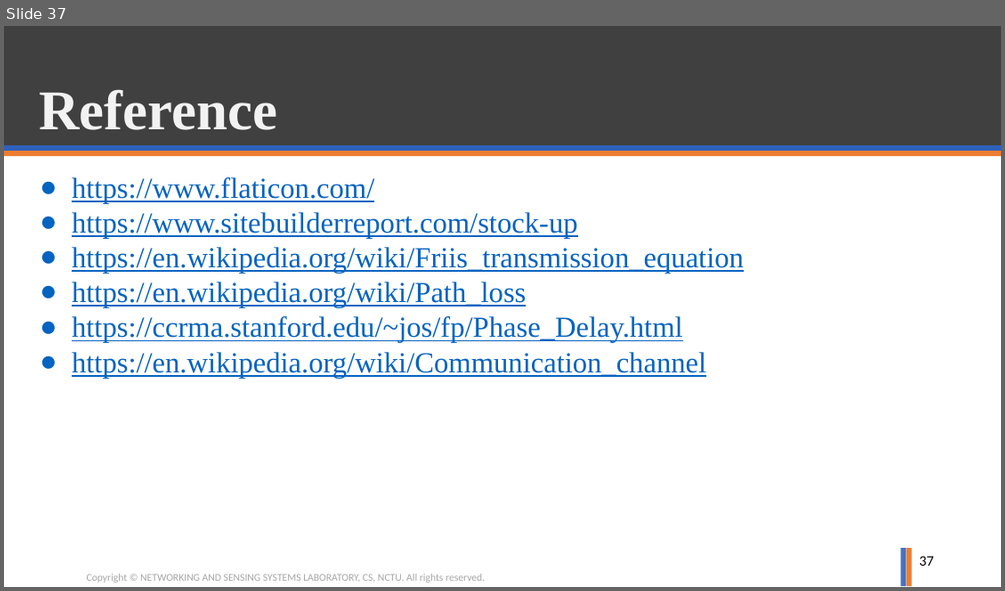
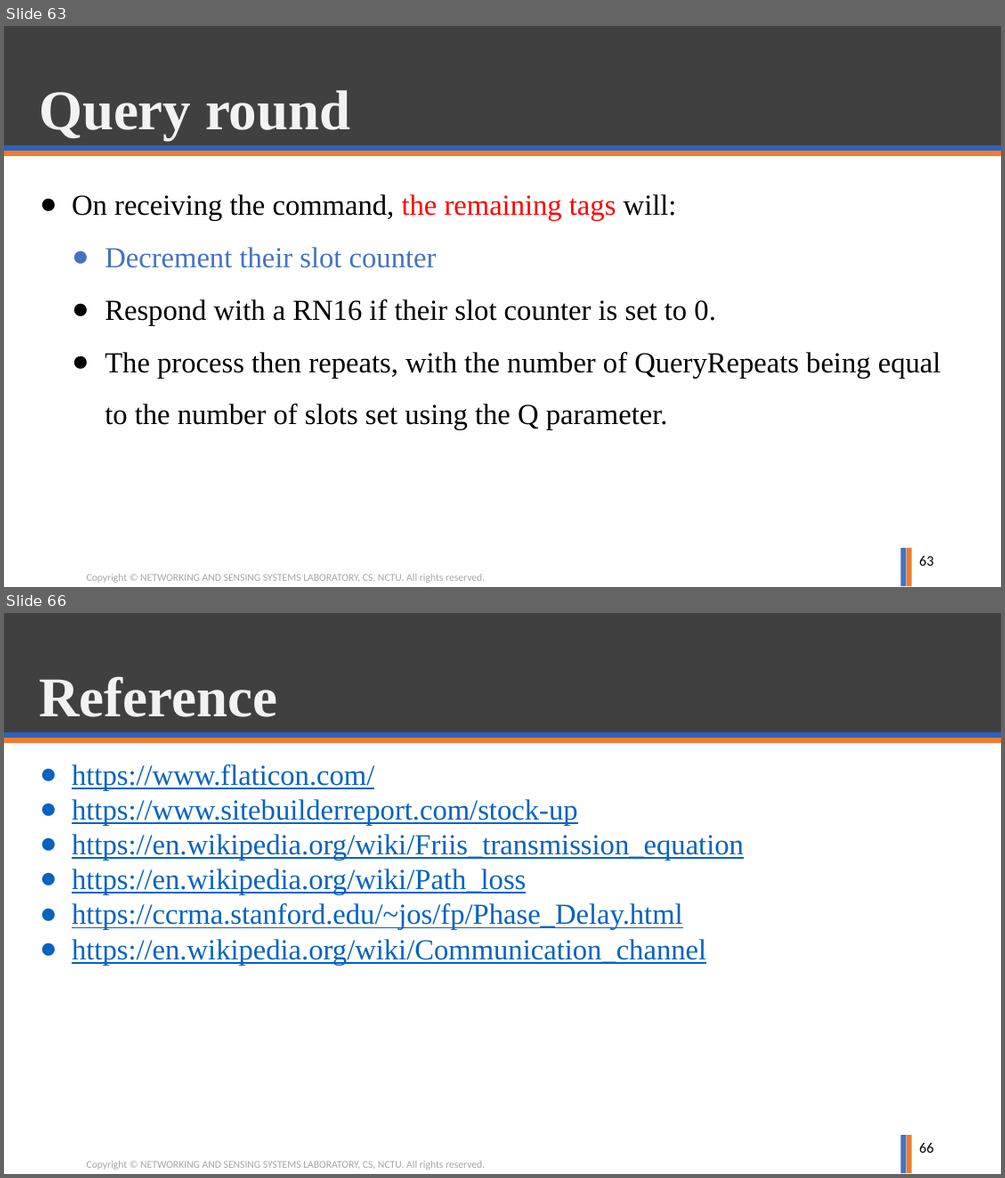
Before and after one commit to ghostkingwilly/Signal_Training_Freshman, a slide deck: Freshman_Training.pptx. Shown one above the other, each under a label of ours: slide 37 before the commit, slides 63 and 66 after it; the slides between them are not shown. The pictures are 1005x591 and 1005x1178 pixels, drawn with LibreOffice and Linux fonts; fonts in the diff are those of the drawing; background and template pictures are left out. Boxes give left, top, right and bottom in pixels: in the first picture for what was removed or moved away, otherwise in the second. Text is boxed around its words. In the diff, an @@ line names an element or a change of style, - is before the commit and + after.

```diff
--- a/Freshman_Training.pptx
+++ b/Freshman_Training.pptx
@@ slide 63 added at <box>4,26,1001,587</box>, background #FFFFFF; not listed: 6 template elements that a slide beside it also shows @@
@@ title added at <box>39,90,350,140</box>, 54 pt, text #F2F2F2, bold @@
+Query round
@@ text added at <box>72,194,941,430</box>, 28 pt, text #000000 @@
+● On receiving the command, the remaining tags will:
+  ● Decrement their slot counter
+  ● Respond with a RN16 if their slot counter is set to 0.
+  ● The process then repeats, with the number of QueryRepeats being equal to the number of slots set using the Q parameter.
@@ page number added at <box>919,556,934,565</box>, 14 pt, text #000000 @@
+63
@@ what was slide 37 is now slide 66 @@
@@ page number at <box>919,1143,934,1152</box>: text changed @@
-37
+66
```
Also in this commit, not shown: 29 other slides added, 1 slide removed.
